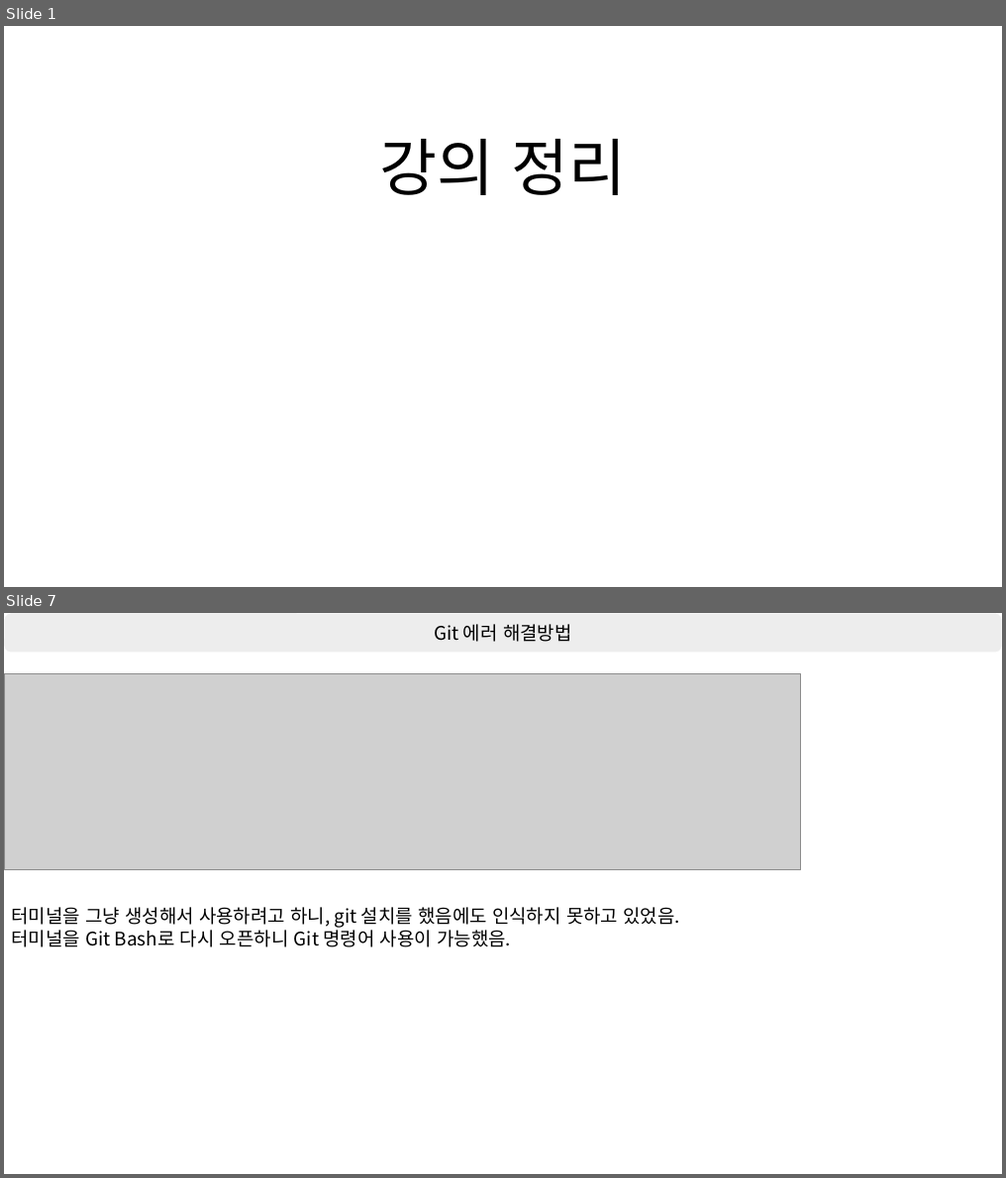
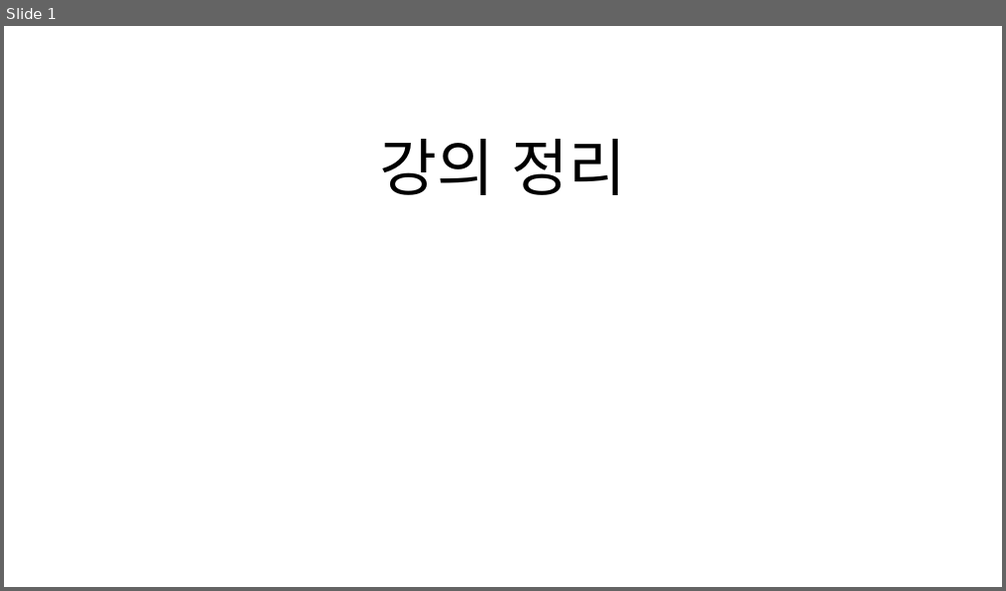
Before and after one commit to shchoichoko/web, a slide deck: Day2/강의 정리.pptx. Shown one above the other, each under a label of ours: slides 1 and 7 before the commit, slide 1 after it; the slides between them are not shown. The pictures are 1006x1178 and 1006x591 pixels, drawn with LibreOffice and Linux fonts; fonts in the diff are those of the drawing; grey boxes stand for pictures. Boxes give left, top, right and bottom in pixels: in the first picture for what was removed or moved away, otherwise in the second. Text is boxed around its words. In the diff, an @@ line names an element or a change of style, - is before the commit and + after.

```diff
--- a/Day2/강의 정리.pptx
+++ b/Day2/강의 정리.pptx
@@ slide 7 removed at bbox=[4, 613, 1002, 1174], background #FFFFFF @@
@@ rounded rectangle removed at bbox=[4, 613, 1002, 653] @@
-Git 에러 해결방법
@@ picture removed at bbox=[4, 673, 801, 870] @@
@@ text removed at bbox=[11, 907, 680, 948] @@
-터미널을 그냥 생성해서 사용하려고 하니, git 설치를 했음에도 인식하지 못하고 있었음.
-터미널을 Git Bash로 다시 오픈하니 Git 명령어 사용이 가능했음.
```
Also in this commit, not shown: 2 slides changed, 13 slides added, 6 other slides removed.
